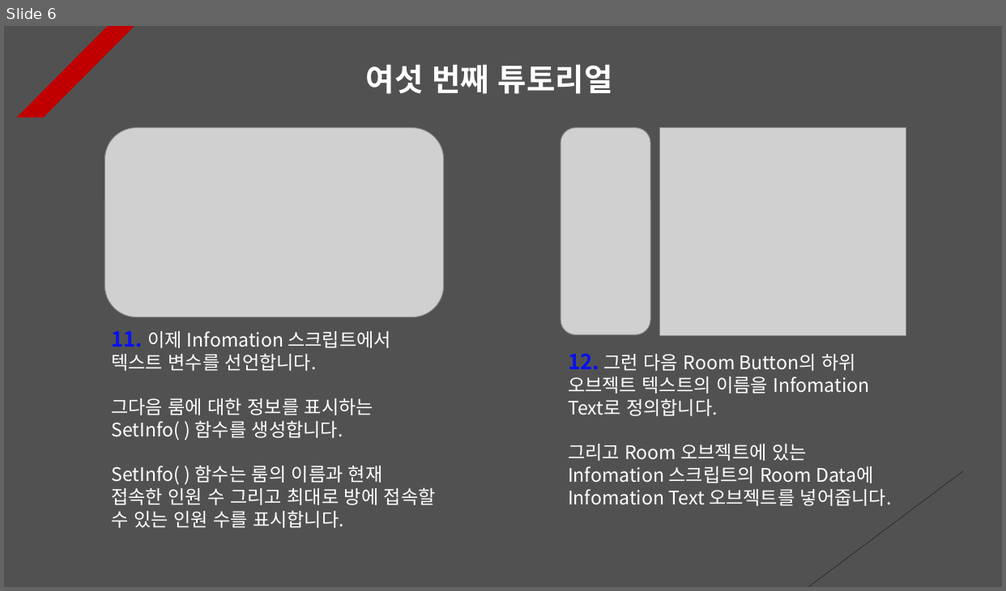
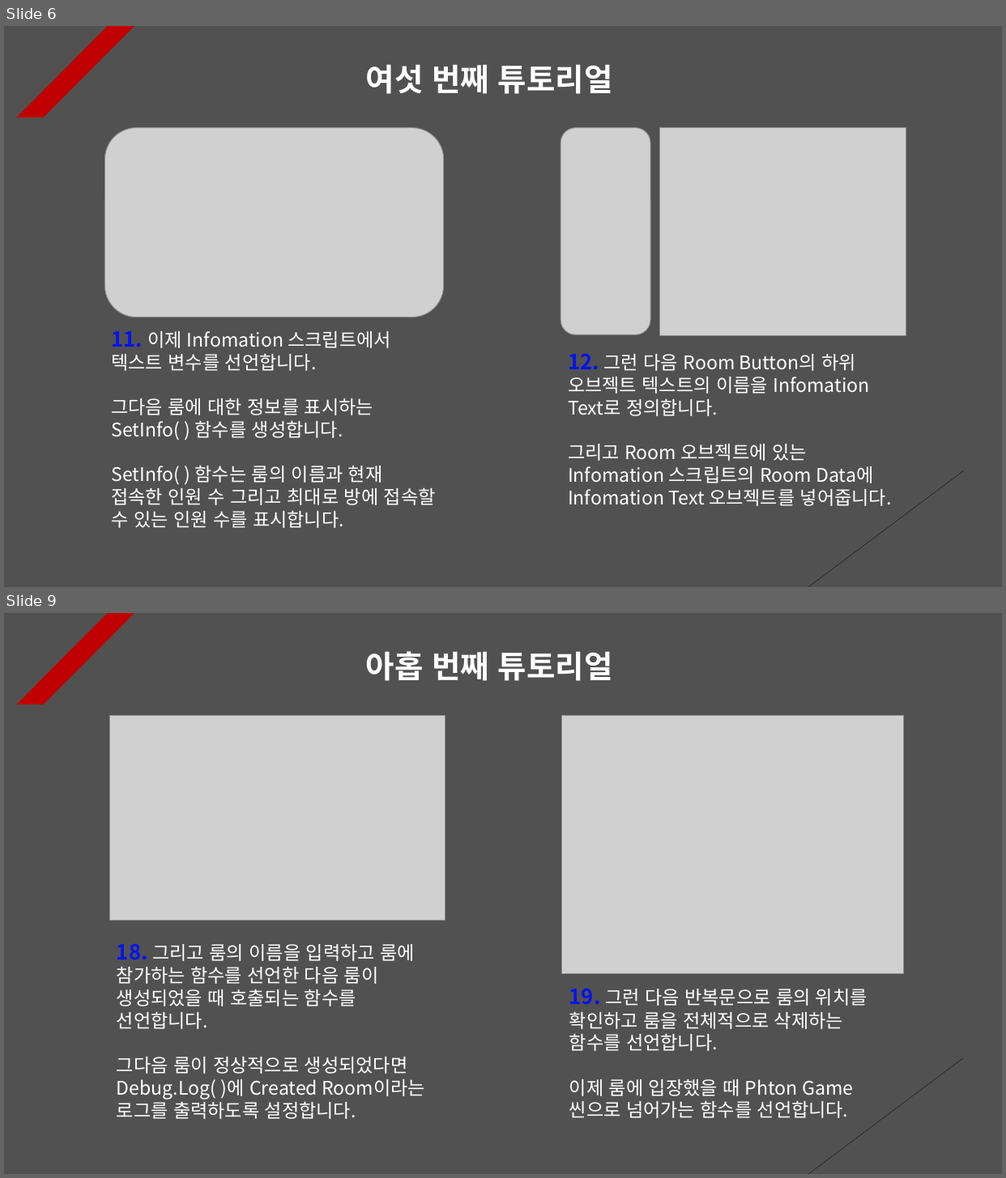
Before and after one commit to Unity2033/3D-UnityEngine, a slide deck: Assets/Class/Photon Server/PPT Data/Photon Room.pptx. Shown one above the other, each under a label of ours: slide 6 before the commit, slides 6 and 9 after it; the slides between them are not shown. The pictures are 1006x591 and 1006x1178 pixels, drawn with LibreOffice and Linux fonts; fonts in the diff are those of the drawing; grey boxes stand for pictures. Boxes give left, top, right and bottom in pixels: in the first picture for what was removed or moved away, otherwise in the second. Text is boxed around its words. In the diff, an @@ line names an element or a change of style, - is before the commit and + after.

```diff
--- a/Assets/Class/Photon Server/PPT Data/Photon Room.pptx
+++ b/Assets/Class/Photon Server/PPT Data/Photon Room.pptx
@@ slide 9 added at <box>4,613,1002,1174</box>, background #515151; not listed: 2 template elements that a slide beside it also shows @@
@@ text added at <box>366,651,613,681</box>, 30 pt, text #FFFFFF, bold @@
+아홉 번째 튜토리얼
@@ picture added at <box>109,716,445,921</box> @@
@@ picture added at <box>562,716,903,973</box> @@
@@ text added at <box>117,943,425,1119</box>, 18 pt, text #FFFFFF @@
+18. 그리고 룸의 이름을 입력하고 룸에 참가하는 함수를 선언한 다음 룸이 생성되었을 때 호출되는 함수를 선언합니다.
+그다음 룸이 정상적으로 생성되었다면 Debug.Log( )에 Created Room이라는 로그를 출력하도록 설정합니다.
@@ text added at <box>569,988,867,1118</box>, 18 pt, text #FFFFFF @@
+19. 그런 다음 반복문으로 룸의 위치를 확인하고 룸을 전체적으로 삭제하는 함수를 선언합니다.
+이제 룸에 입장했을 때 Phton Game 씬으로 넘어가는 함수를 선언합니다.
```
Also in this commit, not shown: 6 other slides added, 13 other files.
